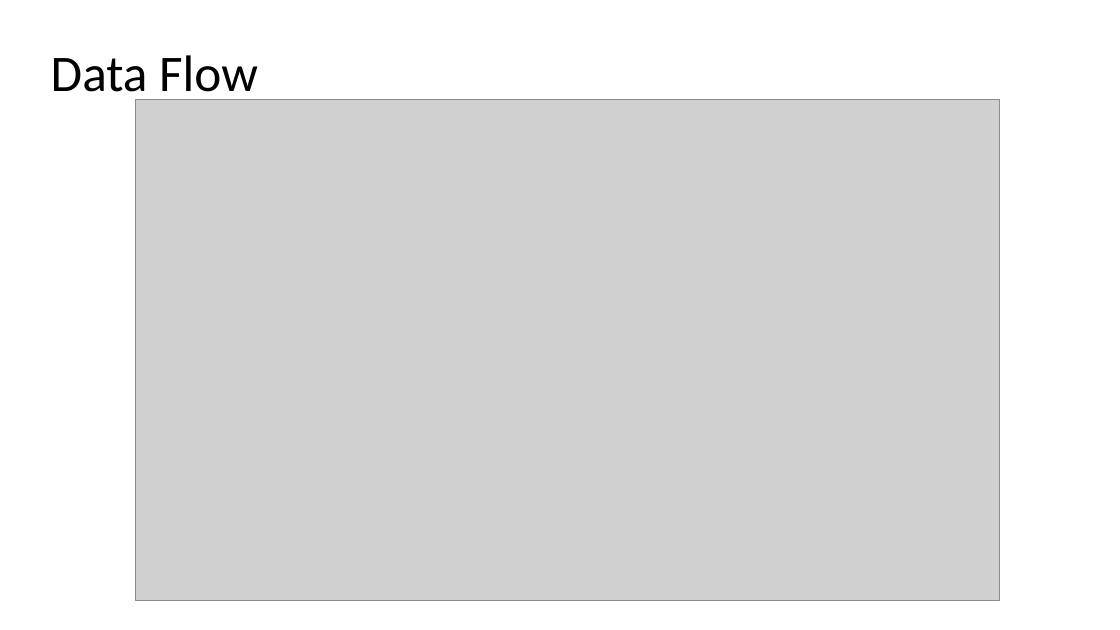
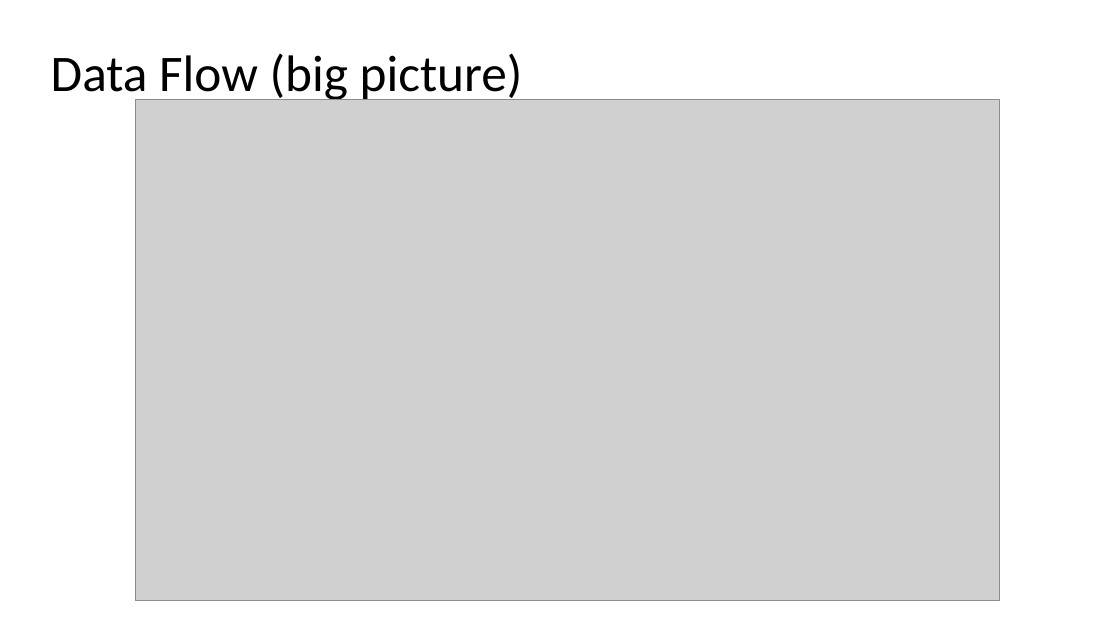
Before and after one commit to cwinsor/kaggle_plasticc, a slide deck: slide 18 of Kaggle_PLAsTiCC_and_B_Trotta_code_walk.pptx. Drawn at 1120x630 pixels with LibreOffice and Linux fonts; fonts in the diff are those of the drawing; grey boxes stand for pictures. Boxes give left, top, right and bottom in pixels: in the first picture for what was removed or moved away, otherwise in the second. Text is boxed around its words. In the diff, an @@ line names an element or a change of style, - is before the commit and + after.

```diff
--- a/Kaggle_PLAsTiCC_and_B_Trotta_code_walk.pptx
+++ b/Kaggle_PLAsTiCC_and_B_Trotta_code_walk.pptx
@@ title at [51, 53, 523, 104]: text changed @@
-Data Flow
+Data Flow (big picture)
```
Also in this commit, not shown: 6 other slides changed, 6 slides added, 1 slide removed, 8 other files.
